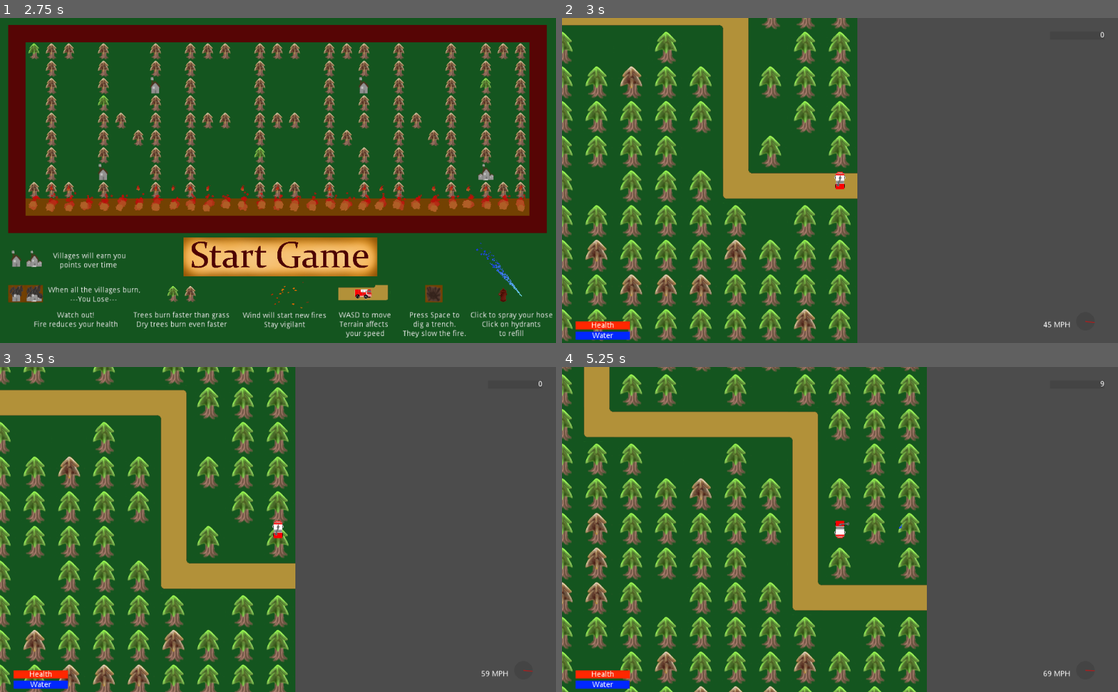
Above: before the commit, frames 1-4 (two rows, left to right).
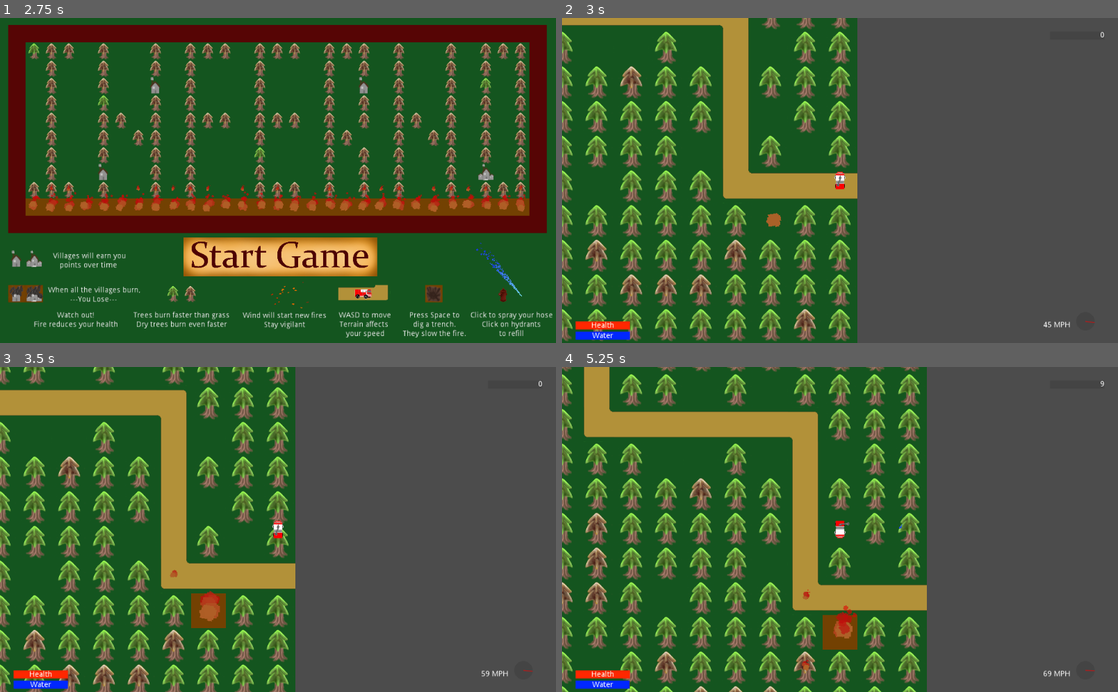
Above: after the commit, the same moments.

Repository: ConsoleCowboysInCyberspace/inferno
Game: Godot game, scene res://Scenes/main_title.tscn
Same seed, same stepped clock (60 frames per second), same inputs: the game is played once before the commit and once after it.
Inputs (mouse positions are in pixels of both pictures, inside the frame that each line leads up to):
- Up to frame 1 (2.75 s): tap Space (dig_trench) at 0.5, 0.6, 1.25, 2, 2.1 s; move the mouse to (400, 164) at 0.52 s; hold D (truck_right) 0.53-1.28 s; move the mouse to (166, 196) at 1.27 s; hold S (truck_down) 1.28-2.03 s; click (166, 196) at 1.35 s; move the mouse to (333, 109) at 2.02 s; hold D (truck_right) from 2.03 s (still down)
- Up to frame 2 (3 s): tap Space (dig_trench) at 2.75 s; move the mouse to (812, 245) at 2.77 s; release D (truck_right) at 2.78 s; hold W (truck_up) from 2.78 s (still down); click (812, 245) at 2.85 s
- Up to frame 3 (3.5 s): keep holding W (truck_up)
- Up to frame 4 (5.25 s): move the mouse to (1006, 578) at 3.52 s; release W (truck_up) at 3.53 s; hold A (truck_left) 3.53-5.03 s; tap Space (dig_trench) at 3.6, 5.1 s; move the mouse to (673, 480) at 4.27 s; click (673, 480) at 4.35 s; move the mouse to (867, 529) at 5.02 s; hold S (truck_down) from 5.03 s (still down)

Frame 1 is identical in both runs. In frame 2, less than 0.1% of the frame differs, in the area x 36-40%, y 60-65%; in frame 3, 0.7%; in frame 4, 0.8%, in the area x 43-54%, y 68-94%.

Commit message:
Progress at gameJam submission

Diff:
--- a/Scenes/GUI.tscn
+++ b/Scenes/GUI.tscn
@@ -1,12 +1,8 @@
-[gd_scene load_steps=12 format=2]
+[gd_scene load_steps=8 format=2]
 
 [ext_resource path="res://scripts/anemometer.gd" type="Script" id=1]
 [ext_resource path="res://scripts/GUI.gd" type="Script" id=2]
-[ext_resource path="res://assets/fireArrow.png" type="Texture" id=3]
-[ext_resource path="res://assets/sprites/menu/gameover.png" type="Texture" id=4]
-[ext_resource path="res://assets/sprites/menu/restart.png" type="Texture" id=5]
-[ext_resource path="res://assets/sprites/menu/restart_clicked.png" type="Texture" id=6]
-[ext_resource path="res://scripts/ButtonScripts.gd" type="Script" id=7]
+[ext_resource path="res://assets/fireArrow2.png" type="Texture" id=3]
 
 [sub_resource type="StyleBoxFlat" id=1]
 bg_color = Color( 0.6, 0.6, 0.6, 0 )
@@ -201,43 +197,3 @@
 __meta__ = {
 "_edit_use_anchors_": false
 }
-
-[node name="gameover" type="Sprite" parent="."]
-visible = false
-position = Vector2( 511.302, 191.614 )
-scale = Vector2( 0.5, 0.5 )
-texture = ExtResource( 4 )
-
-[node name="Panel" type="Panel" parent="gameover"]
-margin_left = -379.0
-margin_top = 268.0
-margin_right = 386.0
-margin_bottom = 380.0
-__meta__ = {
-"_edit_use_anchors_": false
-}
-
-[node name="RichTextLabel" type="RichTextLabel" parent="gameover"]
-margin_left = -350.19
-margin_top = 292.441
-margin_right = -101.19
-margin_bottom = 332.441
-rect_scale = Vector2( 4, 4 )
-text = "You scored:"
-__meta__ = {
-"_edit_use_anchors_": false
-}
-
-[node name="TextureButton" type="TextureButton" parent="gameover"]
-visible = false
-margin_left = -238.295
-margin_top = 398.101
-margin_right = 241.705
-margin_bottom = 668.101
-texture_normal = ExtResource( 5 )
-texture_pressed = ExtResource( 6 )
-script = ExtResource( 7 )
-__meta__ = {
-"_edit_use_anchors_": false
-}
-[connection signal="pressed" from="gameover/TextureButton" to="gameover/TextureButton" method="switch_scene" binds= [ "res://Scenes/main_title.tscn" ]]
--- /dev/null
+++ b/Scenes/gameover.tscn
@@ -0,0 +1,43 @@
+[gd_scene load_steps=5 format=2]
+
+[ext_resource path="res://assets/sprites/menu/restart_clicked.png" type="Texture" id=1]
+[ext_resource path="res://assets/sprites/menu/gameover.png" type="Texture" id=2]
+[ext_resource path="res://assets/sprites/menu/restart.png" type="Texture" id=3]
+[ext_resource path="res://scripts/RestartButton.gd" type="Script" id=4]
+
+[node name="gameover" type="Sprite"]
+position = Vector2( 511.302, 191.614 )
+scale = Vector2( 0.5, 0.5 )
+texture = ExtResource( 2 )
+
+[node name="Panel" type="Panel" parent="."]
+margin_left = -379.0
+margin_top = 268.0
+margin_right = 386.0
+margin_bottom = 380.0
+__meta__ = {
+"_edit_use_anchors_": false
+}
+
+[node name="RichTextLabel" type="RichTextLabel" parent="."]
+margin_left = -350.19
+margin_top = 292.441
+margin_right = -101.19
+margin_bottom = 332.441
+rect_scale = Vector2( 4, 4 )
+__meta__ = {
+"_edit_use_anchors_": false
+}
+
+[node name="TextureButton" type="TextureButton" parent="."]
+margin_left = -238.295
+margin_top = 398.101
+margin_right = 241.705
+margin_bottom = 668.101
+texture_normal = ExtResource( 3 )
+texture_pressed = ExtResource( 1 )
+script = ExtResource( 4 )
+__meta__ = {
+"_edit_use_anchors_": false
+}
+[connection signal="pressed" from="TextureButton" to="TextureButton" method="switch_scene" binds= [ "res://Scenes/main_title.tscn" ]]
--- a/Scenes/main_level.tscn
+++ b/Scenes/main_level.tscn
@@ -36,7 +36,7 @@
 [node name="fireMap" type="TileMap" parent="."]
 tile_set = SubResource( 1 )
 format = 1
-tile_data = PoolIntArray( 0, 0, 0, 1, 0, 0, 2, 0, 0, 3, 0, 0 …(1384 unchanged characters)… 0, 0, 0, 1572871, 0, 0, 1572872, 0, 0, 1638400, 0, 0, 1638401, 0, 0, 1638402, 0, …(469 unchanged characters)…
+tile_data = PoolIntArray( 0, 0, 0, 1, 0, 0, 2, 0, 0, 3, 0, 0 …(1384 unchanged characters)… 0, 0, 0, 1572871, 0, 0, 1572872, 0, 0, 1572925, 0, 0, 1638400, 0, 0, 1638401, 0, 0, 1638402, 0, …(469 unchanged characters)…
 
 [node name="Fire_Truck" parent="." instance=ExtResource( 3 )]
 position = Vector2( 4060.85, 1505.02 )
--- a/scripts/GUI.gd
+++ b/scripts/GUI.gd
@@ -11,6 +11,8 @@
 onready var fireArrowSprite = newFireArrow.get_node("Sprite")
 onready var arrowTimer = Timer.new()
 var arrowTarget : Vector2
+
+onready var gameOverPre = preload("res://Scenes/gameover.tscn")
 
 func _ready():
 
@@ -52,7 +54,9 @@
 	newFireArrow.visible = false
 
 func on_death():
-	var gameover = $gameover
+	var gameover = gameOverPre.instance()
+	add_child(gameover)
+	var button = gameover.get_node("TextureButton")
 	gameover.visible = true
 	gameover.get_node("RichTextLabel").text = "Your Score: " + String(tile_manager.score)
-	gameover.get_node("TextureButton").disabled = false
+	button.disabled = false
--- /dev/null
+++ b/scripts/RestartButton.gd
@@ -0,0 +1,16 @@
+extends TextureButton
+
+var path = "res://Scenes/main_title.tscn"
+
+func _ready():
+	connect("pressed", self, "on_pressed")
+
+
+func on_pressed():
+	call_deferred("_switch_callback", path)
+
+func _switch_callback(path):
+	tile_manager.set_process(false)
+	tile_manager.set_physics_process(false)
+	tile_manager.nukeItFromOrbit()
+	get_tree().change_scene(path)
Binary file added: assets/fireArrow2.png
Not shown, added: assets/fireArrow2.png.import
